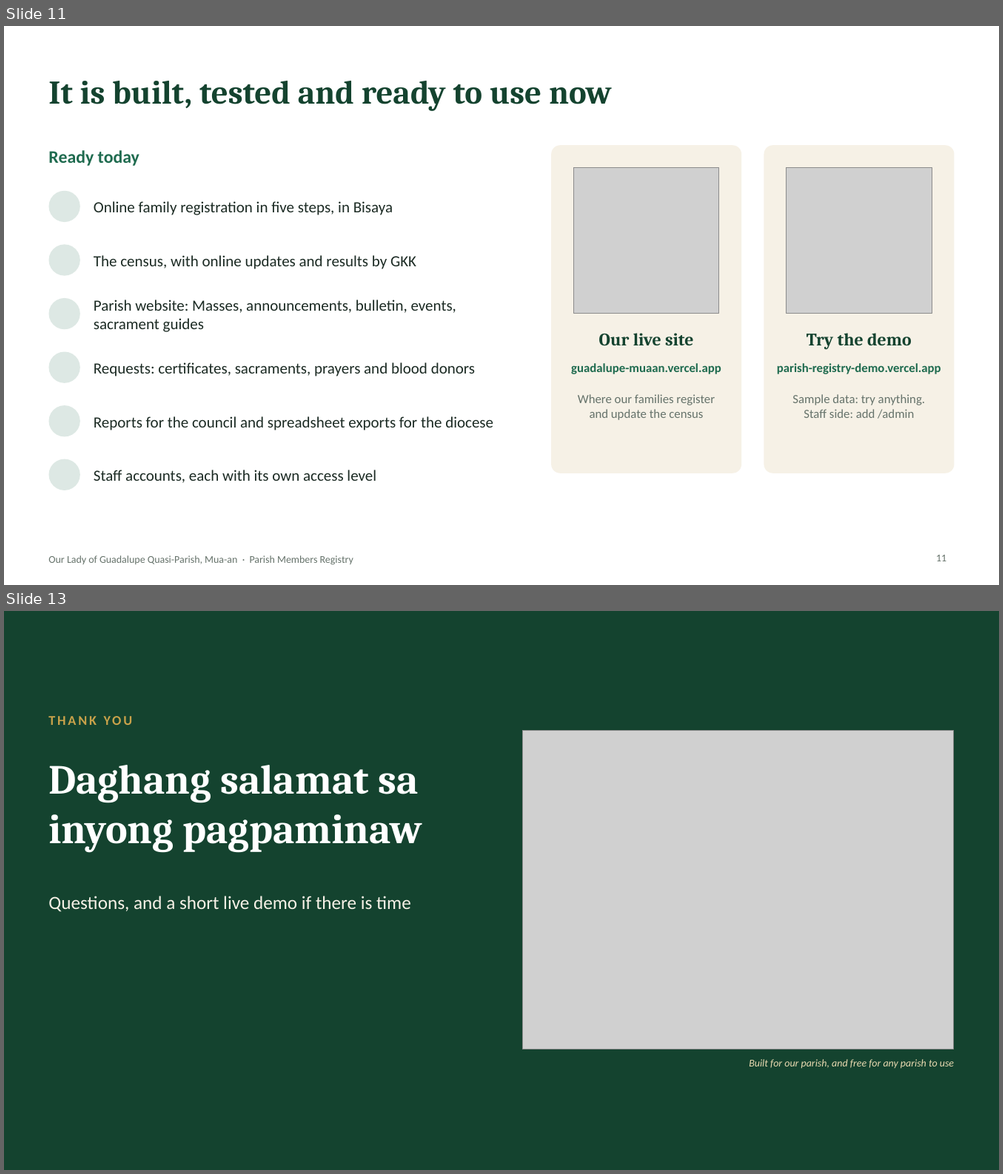
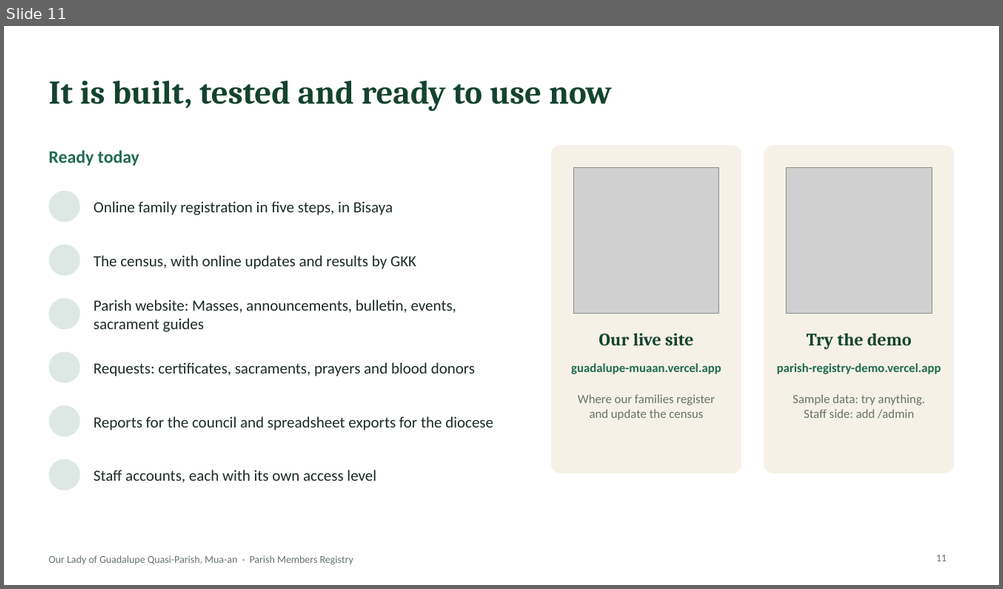
Before and after one commit to DaveenDev/parish-members-registry, a slide deck: docs/Parish-Registry-Council-Pitch.pptx. Shown one above the other, each under a label of ours: slides 11 and 13 before the commit, slide 11 after it; the slides between them are not shown. The pictures are 1003x1174 and 1003x589 pixels, drawn with LibreOffice and Linux fonts; fonts in the diff are those of the drawing; grey boxes stand for pictures; background and template pictures are left out. Boxes give left, top, right and bottom in pixels: in the first picture for what was removed or moved away, otherwise in the second. Text is boxed around its words. In the diff, an @@ line names an element or a change of style, - is before the commit and + after.

```diff
--- a/docs/Parish-Registry-Council-Pitch.pptx
+++ b/docs/Parish-Registry-Council-Pitch.pptx
@@ slide 13 removed at (x1=4, y1=611, x2=999, y2=1170), background #14432F @@
@@ text removed at (x1=48, y1=712, x2=496, y2=738) @@
-THANK YOU
@@ picture removed at (x1=523, y1=730, x2=953, y2=1050) @@
@@ title removed at (x1=48, y1=765, x2=421, y2=853) @@
-Daghang salamat sa inyong pagpaminaw
@@ text removed at (x1=48, y1=896, x2=411, y2=912) @@
-Questions, and a short live demo if there is time
@@ text removed at (x1=748, y1=1059, x2=953, y2=1069) @@
-Built for our parish, and free for any parish to use
```
Also in this commit, not shown: 1 slide changed, 1 slide added, 1 other slide removed, 1 other file.
